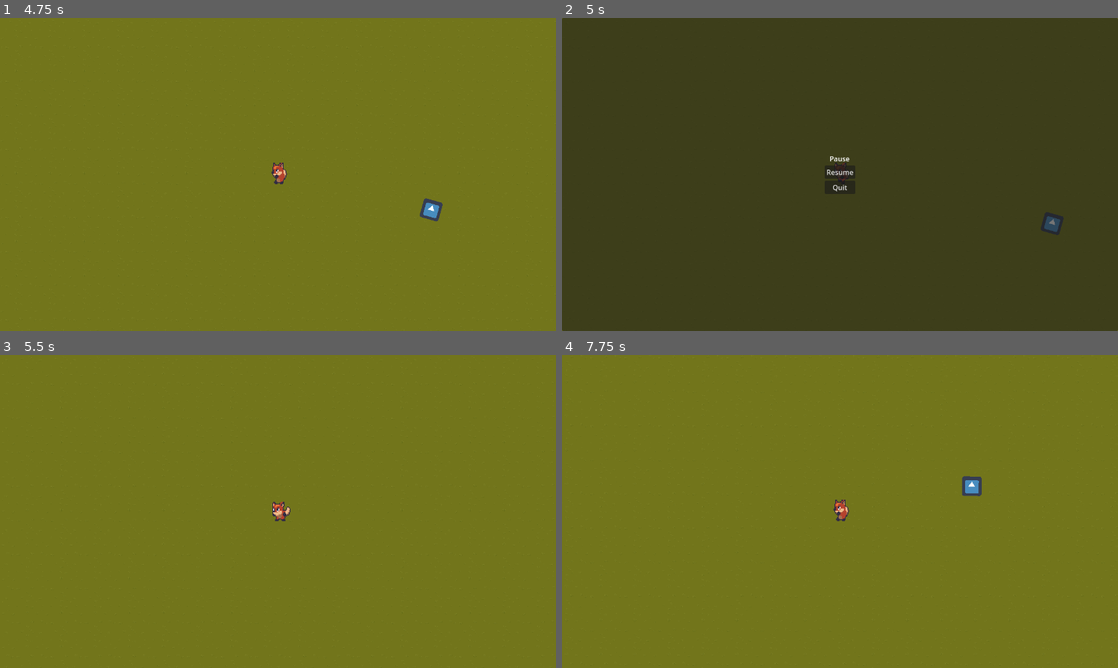
Above: before the commit, frames 1-4 (two rows, left to right).
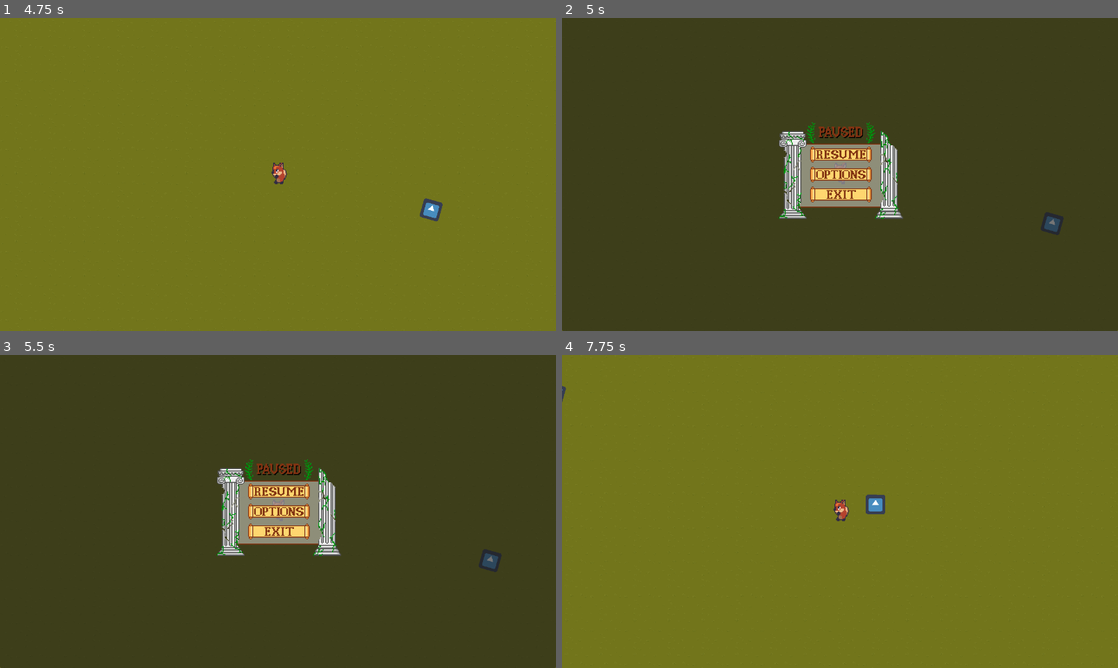
Above: after the commit, the same moments.

Repository: FlamingoFiestaStudio/OlympusGoneWild
Game: Godot game, scene res://menus/menu.tscn
The game is run twice, just before and just after one commit, with the same random seed, the same clock (stepped at 60 frames per second) and the same inputs. The engine's default icon, where the game draws it, is replaced by a stand-in: a white triangle on a blue panel in a dark square.
Inputs (mouse positions are in pixels of both pictures, inside the frame that each line leads up to):
- Up to frame 1 (4.75 s): click "Play" at 0.5 s; move the mouse to (400, 158) at 1.27 s; hold Right (right) 1.28-2.03 s; hold Space (shoot) 1.28-2.03 s; move the mouse to (166, 190) at 2.02 s; hold Down (down) 2.03-2.78 s; tap Space (shoot) at 2.1, 3.6 s; move the mouse to (333, 105) at 2.77 s; hold Right (right) 2.78-3.53 s; hold Space (shoot) 2.78-3.53 s; move the mouse to (250, 237) at 3.52 s; hold Up (up) 3.53-4.28 s; move the mouse to (444, 221) at 4.27 s; hold Left (left) from 4.28 s (still down); hold Space (shoot) from 4.28 s (still down)
- Up to frame 2 (5 s): keep holding Left (left); keep holding Space (shoot); tap Escape (ui_cancel) at 4.9 s
- Up to frame 3 (5.5 s): release Left (left) at 5 s; release Space (shoot) at 5 s; click (278, 508) at 5 s, where only the run before the commit has a clickable "Resume"
- Up to frame 4 (7.75 s): click (840, 492) at 5.77 s; move the mouse to (673, 464) at 6.52 s; hold Left (left) 6.53-7.28 s; tap Space (shoot) at 6.6 s; move the mouse to (867, 511) at 7.27 s; hold Down (down) from 7.28 s (still down); hold Space (shoot) from 7.28 s (still down)

Frame 1 is identical in both runs. In frame 2, 5.0% of the frame differs, in the area x 0-100%, y 0-65%; in frame 3, 100%, in the area x 0-100%, y 0-100%; in frame 4, 0.5%.

Commit message:
feat( pause menu): design added

Diff:
--- a/menus/pause_menu.gd
+++ b/menus/pause_menu.gd
@@ -17,9 +17,10 @@
 	if(event.is_action_pressed("ui_cancel")):
 		game_paused = !game_paused
 
-func _on_resume_button_pressed():
+func _on_resume_btn_pressed():
 	game_paused = false
 
-func _on_quit_button_pressed():
+
+func _on_quit_btn_pressed():
 	game_paused = false
 	get_tree().change_scene_to_file("res://menus/menu.tscn")
--- a/menus/pause_menu.tscn
+++ b/menus/pause_menu.tscn
@@ -1,6 +1,16 @@
-[gd_scene load_steps=2 format=3 uid="uid://xltm3j142qwi"]
+[gd_scene load_steps=12 format=3 uid="uid://xltm3j142qwi"]
 
 [ext_resource type="Script" path="res://menus/pause_menu.gd" id="1_2350e"]
+[ext_resource type="Texture2D" uid="uid://jiygda8ahxkb" path="res://menus/assets/pause/pause_sprite_bg.png" id="2_u5yd6"]
+[ext_resource type="Texture2D" uid="uid://ct5bnxgb130qq" path="res://menus/assets/pause/pause_sprite_leaf.png" id="3_s0hkq"]
+[ext_resource type="Texture2D" uid="uid://bddjypriy5cac" path="res://menus/assets/pause/pause_sprite_title.png" id="4_1d2sc"]
+[ext_resource type="Texture2D" uid="uid://bv3hlq1bcj5vd" path="res://menus/assets/pause/pause_sprite_leaf2.png" id="5_fpmlv"]
+[ext_resource type="Texture2D" uid="uid://dpdm3fttlc6du" path="res://menus/assets/pause/pause_sprite_pilar.png" id="6_jjd06"]
+[ext_resource type="Texture2D" uid="uid://c0ft8xqnmxiv1" path="res://menus/assets/pause/pause_sprite_button.png" id="7_hy4ya"]
+[ext_resource type="Texture2D" uid="uid://b2vkukiyggvdt" path="res://menus/assets/pause/pause_sprite_pilar2.png" id="8_1tscp"]
+[ext_resource type="Texture2D" uid="uid://b2e6gcyhjstqh" path="res://menus/assets/pause/resume.png" id="8_73wd6"]
+[ext_resource type="Texture2D" uid="uid://cni3bue61gha" path="res://menus/assets/pause/options.png" id="9_27kjf"]
+[ext_resource type="Texture2D" uid="uid://b00sfob1l3nj2" path="res://menus/assets/pause/quit.png" id="10_vy641"]
 
 [node name="PauseMenu" type="CanvasLayer"]
 process_mode = 2
@@ -12,8 +22,8 @@
 anchor_bottom = 1.0
 grow_horizontal = 2
 grow_vertical = 2
-size_flags_horizontal = 6
-size_flags_vertical = 6
+size_flags_horizontal = 4
+size_flags_vertical = 4
 script = ExtResource("1_2350e")
 
 [node name="Panel" type="Panel" parent="Control"]
@@ -21,35 +31,140 @@
 anchors_preset = 15
 anchor_right = 1.0
 anchor_bottom = 1.0
+offset_top = -2.0
 grow_horizontal = 2
 grow_vertical = 2
 
-[node name="VBoxContainer" type="VBoxContainer" parent="Control/Panel"]
+[node name="bg" type="TextureRect" parent="Control/Panel"]
+z_as_relative = false
 layout_mode = 1
 anchors_preset = 8
 anchor_left = 0.5
 anchor_top = 0.5
 anchor_right = 0.5
 anchor_bottom = 0.5
-offset_left = -35.0
-offset_top = -48.0
-offset_right = 35.0
-offset_bottom = 48.0
+offset_left = -116.0
+offset_top = -70.0
+offset_right = 109.0
+offset_bottom = 77.0
 grow_horizontal = 2
 grow_vertical = 2
+texture = ExtResource("2_u5yd6")
 
-[node name="TitleLabel" type="Label" parent="Control/Panel/VBoxContainer"]
+[node name="menu_container" type="VBoxContainer" parent="Control/Panel"]
+layout_mode = 1
+anchors_preset = 8
+anchor_left = 0.5
+anchor_top = 0.5
+anchor_right = 0.5
+anchor_bottom = 0.5
+offset_left = -141.0
+offset_top = -119.0
+offset_right = 2.0
+offset_bottom = -8.0
+grow_horizontal = 2
+grow_vertical = 2
+scale = Vector2(2, 2)
+theme_override_constants/separation = -14
+
+[node name="title_container" type="HBoxContainer" parent="Control/Panel/menu_container"]
 layout_mode = 2
-text = "Pause"
-horizontal_alignment = 1
+size_flags_horizontal = 4
 
-[node name="resumeButton" type="Button" parent="Control/Panel/VBoxContainer"]
+[node name="left_leaf" type="TextureRect" parent="Control/Panel/menu_container/title_container"]
 layout_mode = 2
-text = "Resume"
+texture = ExtResource("3_s0hkq")
 
-[node name="quitButton" type="Button" parent="Control/Panel/VBoxContainer"]
+[node name="title" type="TextureRect" parent="Control/Panel/menu_container/title_container"]
 layout_mode = 2
-text = "Quit"
+size_flags_horizontal = 4
+size_flags_vertical = 4
+texture = ExtResource("4_1d2sc")
 
-[connection signal="pressed" from="Control/Panel/VBoxContainer/resumeButton" to="Control" method="_on_resume_button_pressed"]
-[connection signal="pressed" from="Control/Panel/VBoxContainer/quitButton" to="Control" method="_on_quit_button_pressed"]
+[node name="right_leaf" type="TextureRect" parent="Control/Panel/menu_container/title_container"]
+layout_mode = 2
+texture = ExtResource("5_fpmlv")
+
+[node name="HBoxContainer" type="HBoxContainer" parent="Control/Panel/menu_container"]
+layout_mode = 2
+alignment = 1
+
+[node name="left_pillar" type="TextureRect" parent="Control/Panel/menu_container/HBoxContainer"]
+layout_mode = 2
+size_flags_horizontal = 0
+texture = ExtResource("6_jjd06")
+
+[node name="VBoxContainer" type="VBoxContainer" parent="Control/Panel/menu_container/HBoxContainer"]
+layout_mode = 2
+size_flags_horizontal = 4
+size_flags_vertical = 4
+theme_override_constants/separation = 5
+alignment = 1
+
+[node name="resume_btn" type="TextureButton" parent="Control/Panel/menu_container/HBoxContainer/VBoxContainer"]
+layout_mode = 2
+action_mode = 0
+texture_normal = ExtResource("7_hy4ya")
+stretch_mode = 3
+
+[node name="TextureRect" type="TextureRect" parent="Control/Panel/menu_container/HBoxContainer/VBoxContainer/resume_btn"]
+layout_mode = 1
+anchors_preset = 13
+anchor_left = 0.5
+anchor_right = 0.5
+anchor_bottom = 1.0
+offset_left = -28.5
+offset_top = 4.0
+offset_right = 28.5
+offset_bottom = -4.0
+grow_horizontal = 2
+grow_vertical = 2
+texture = ExtResource("8_73wd6")
+
+[node name="options_btn" type="TextureButton" parent="Control/Panel/menu_container/HBoxContainer/VBoxContainer"]
+layout_mode = 2
+action_mode = 0
+texture_normal = ExtResource("7_hy4ya")
+
+[node name="TextureRect2" type="TextureRect" parent="Control/Panel/menu_container/HBoxContainer/VBoxContainer/options_btn"]
+layout_mode = 1
+anchors_preset = 8
+anchor_left = 0.5
+anchor_top = 0.5
+anchor_right = 0.5
+anchor_bottom = 0.5
+offset_left = -28.5
+offset_top = -5.0
+offset_right = 28.5
+offset_bottom = 5.0
+grow_horizontal = 2
+grow_vertical = 2
+texture = ExtResource("9_27kjf")
+
+[node name="quit_btn" type="TextureButton" parent="Control/Panel/menu_container/HBoxContainer/VBoxContainer"]
+layout_mode = 2
+action_mode = 0
+texture_normal = ExtResource("7_hy4ya")
+
+[node name="TextureRect3" type="TextureRect" parent="Control/Panel/menu_container/HBoxContainer/VBoxContainer/quit_btn"]
+layout_mode = 1
+anchors_preset = 8
+anchor_left = 0.5
+anchor_top = 0.5
+anchor_right = 0.5
+anchor_bottom = 0.5
+offset_left = -17.0
+offset_top = -5.0
+offset_right = 17.0
+offset_bottom = 5.0
+grow_horizontal = 2
+grow_vertical = 2
+texture = ExtResource("10_vy641")
+
+[node name="right_pillar" type="TextureRect" parent="Control/Panel/menu_container/HBoxContainer"]
+layout_mode = 2
+size_flags_horizontal = 4
+texture = ExtResource("8_1tscp")
+
+[connection signal="pressed" from="Control/Panel/menu_container/HBoxContainer/VBoxContainer/resume_btn" to="Control" method="_on_resume_btn_pressed"]
+[connection signal="pressed" from="Control/Panel/menu_container/HBoxContainer/VBoxContainer/quit_btn" to="Control" method="_on_quit_btn_pressed"]
--- a/project.godot
+++ b/project.godot
@@ -58,7 +58,7 @@
 shoot={
 "deadzone": 0.5,
 "events": [Object(InputEventKey,"resource_local_to_scene":false,"resource_name":"","device":-1,"window_id":0,"alt_pressed":false,"shift_pressed":false,"ctrl_pressed":false,"meta_pressed":false,"pressed":false,"keycode":0,"physical_keycode":32,"key_label":0,"unicode":32,"echo":false,"script":null)
-, Object(InputEventMouseButton,"resource_local_to_scene":fal …(202 unchanged characters)… 220, 66),"factor":1.0,"button_index":1,"pressed":true,"double_click":false,"script":null)
+, Object(InputEventMouseButton,"resource_local_to_scene":fal …(202 unchanged characters)… 220, 66),"factor":1.0,"button_index":1,"canceled":false,"pressed":true,"double_click":false,"script":null)
 ]
 }
 
Binary file added: menus/assets/pause/options.png
Not shown, added: menus/assets/pause/options.png.import
Binary file added: menus/assets/pause/pause_sprite_bg.png
Not shown, added: menus/assets/pause/pause_sprite_bg.png.import
Binary file added: menus/assets/pause/pause_sprite_button.png
Not shown, added: menus/assets/pause/pause_sprite_button.png.import
Binary file added: menus/assets/pause/pause_sprite_leaf.png
Not shown, added: menus/assets/pause/pause_sprite_leaf.png.import
Binary file added: menus/assets/pause/pause_sprite_leaf2.png
Not shown, added: menus/assets/pause/pause_sprite_leaf2.png.import
Binary file added: menus/assets/pause/pause_sprite_pilar.png
Not shown, added: menus/assets/pause/pause_sprite_pilar.png.import
(and 8 more such lines)
